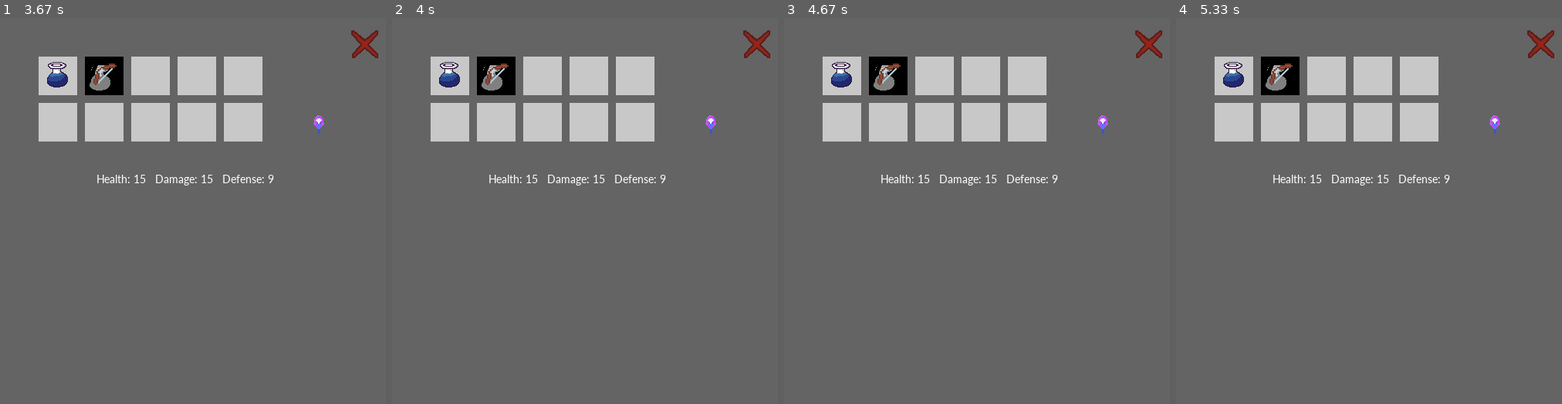
Above: before the commit, frames 1-4 (left to right).
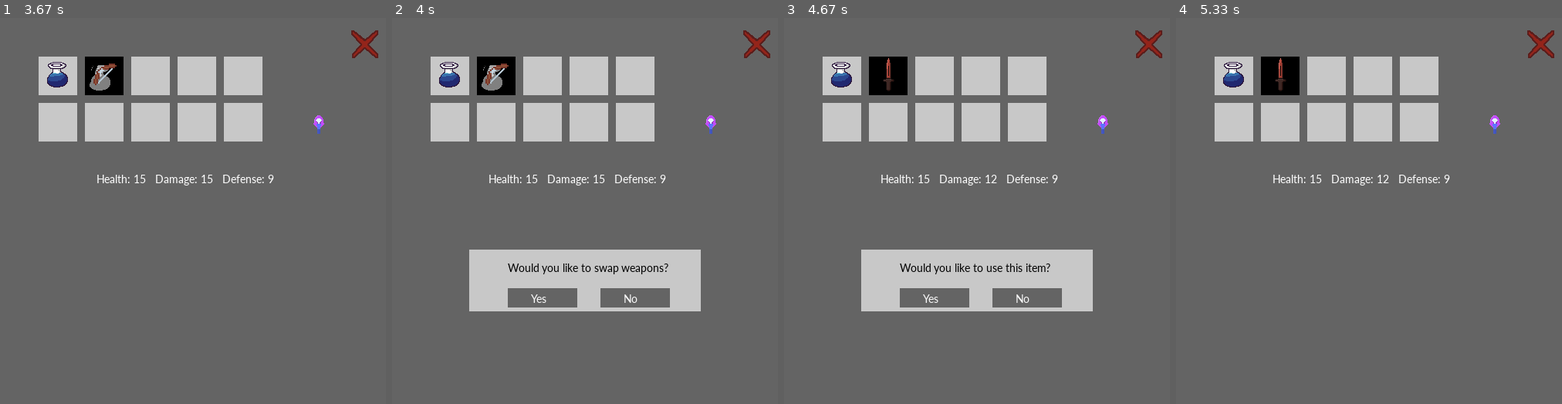
Above: after the commit, the same moments.

Repository: anra8571/csci4448_dungeoncrawler
Game: pygame game, started from main.py
Two runs of this game, one before a commit and one after it. Both use one fixed random seed, a clock stepped at 60 frames per second and the inputs below.
Inputs (mouse positions are in pixels of both pictures, inside the frame that each line leads up to):
- Up to frame 1 (3.67 s): click (38, 187) at 0.38 s; click (366, 45) at 0.72 s; click "Attack" at 2.05 s; click "Inventory" at 3.45 s
- Up to frame 2 (4 s): click (496, 75) at 3.78 s
- Up to frame 3 (4.67 s): click (934, 295) at 4.12 s, where only the run after the commit has a clickable "Yes"; click (841, 75) at 4.45 s
- Up to frame 4 (5.33 s): click (1326, 295) at 4.78 s, where only the run after the commit has a clickable "Yes"; click (1326, 75) at 5.12 s

Frame 1 is identical in both runs. In frame 2, 7.8% of the frame differs, in the area x 20-80%, y 60-76%; in frame 3, 8.1%, in the area x 20-80%, y 10-76%; in frame 4, 0.3%.

Commit message:
inventory functionality for clicking on inventory items

Diff:
--- a/item.py
+++ b/item.py
@@ -34,16 +34,19 @@
     def __init__(self):
         super().__init__()
         self.effect = random.randint(2, 4)
+        self.type = "Healing"
 
 class AttackBuff(Spell):
     def __init__(self):
         super().__init__()
         self.effect = random.randint(1, 5)
+        self.type = "Attack Buff"
 
 class DefenseBuff(Spell):
     def __init__(self):
         super().__init__()
         self.effect = random.randint(2, 3)
+        self.type = "Defense Buff"
 
 class Weapon(Item):
     def __init__(self):
@@ -56,16 +59,19 @@
     def __init__(self):
         super().__init__()
         self.damage = random.randint(1, 2)
+        self.type = "Rusty Sword"
 
 class Axe(Weapon):
     def __init__(self):
         super().__init__()
         self.damage = random.randint(2, 4)
+        self.type = "Axe"
 
 class Bow(Weapon):
     def __init__(self):
         super().__init__()
         self.damage = random.randint(1, 3)
+        self.type = "Bow"
 
 class Pool:
     def __init__(self, size=10):
--- a/main.py
+++ b/main.py
@@ -67,6 +67,8 @@
 class Player():
     def __init__(self):
         self.inventory = []
+        self.equipped_item = item.RustySword() # start off with this, and have as current equipped. Damage based on this
+        self.equipped_sprite = sprites.RustySwordSprite()
         self.sprites_list = []
         for i in range(INVENTORY_HEIGHT):
             self.inventory.append([])
@@ -75,8 +77,11 @@
             for j in range(INVENTORY_WIDTH):
                 self.inventory[i].append(None)
                 self.sprites_list[i].append(None)
+        self.max_health = 15
         self.health = 15
+        self.base_damage = 10
         self.damage = 15
+        self.base_defense = 9
         self.defense = 9
 
     def checkPlayerAlive(self):
@@ -147,6 +152,10 @@
 pygame.mixer.music.load("My-Dark-Passenger.mp3")
 pygame.mixer.music.play()
 curr_music = 'safe'
+
+selected_item = None
+show_prompt = False
+inventory_coords = [0,0]
 
 # pygame.cursors.Cursor()
 
@@ -215,9 +224,6 @@
 
     PrintMap(map, currentRoom, screen)
 
-
-
-
     validMoves = [] # get valid moves so we put arrows in the right spots
 
     if currentRoom.y > -2:
@@ -238,6 +244,28 @@
     if (show_inventory):
         printInventory(screen, player_sprite, player)
 
+    if show_prompt: # the item use prompt and change equipment prompt
+
+        # background rectangle
+        item_text = ""
+        item_type = selected_item.type
+        if item_type == "Axe" or item_type == "Rusty Sword" or item_type == "Bow":
+            item_text = "Would you like to swap weapons?"
+        else:
+            item_text = "Would you like to use this item?"
+        pygame.draw.rect(screen, (200, 200, 200), [100, 300, 300, 80])
+        text = smallfont.render(item_text, True, (0,0,0))
+        screen.blit(text, (150, 315))
+
+        # yes and no buttons
+        pygame.draw.rect(screen, (100,100,100), [150, 350, 90, 25])
+        text = smallfont.render("Yes", True, (250, 250, 250))
+        screen.blit(text, (180, 355))
+        pygame.draw.rect(screen, (100,100,100), [270, 350, 90, 25])
+        text = smallfont.render("No", True, (250, 250, 250))
+        screen.blit(text, (300, 355))
+
+
     # Gets the mouse position
     mouse = pygame.mouse.get_pos()
 
@@ -248,7 +276,7 @@
             run = False
         if event.type == MOUSEBUTTONDOWN:
             print(mouse)
-            if (not show_inventory) and (currentRoom.roomType == "safe"):
+            if (not show_inventory) and (currentRoom.roomType == "safe"): # can't change rooms accidentally when inventory is open
                 # clicking on arrow
                 if 235 <= mouse[0] < 270 and 25 <= mouse[1] <= 70 and "North" in validMoves: # northArrow.rect.collidepoint(mouse)
                     sprites.ArrowSprite.Clicked(northArrow)
@@ -277,6 +305,127 @@
                             player.add_inventory(acquired_item)
                         print(f"Inventory: {player.inventory}")
 
+
+            # using items, and changing weapons
+            if show_inventory:
+                # check which slot they clicked on if inventory is open
+                if 50 <= mouse[0] <= 100 and 50 <= mouse[1] <= 100: # first inventory slot clicked
+                    print("first slot clicked")
+                    if player.inventory[0][0] != None:
+                        show_prompt = True
+                        inventory_coords[0] = 0
+                        inventory_coords[1] = 0
+                        print("Type of this is " + str(type(player.inventory[0][0])))
+                        selected_item = player.inventory[0][0]
+                elif 110 <= mouse[0] <= 160 and 50 <= mouse[1] <= 100:
+                    print("second slot clicked")
+                    if player.inventory[0][1] != None:
+                        show_prompt = True
+                        inventory_coords[0] = 0
+                        inventory_coords[1] = 1
+                        print("Type of this is " + str(type(player.inventory[0][1])))
+                        selected_item = player.inventory[0][1]
+                elif 170 <= mouse[0] <= 220 and 50 <= mouse[1] <= 100:
+                    print("third slot clicked")
+                    if player.inventory[0][2] != None:
+                        show_prompt = True
+                        inventory_coords[0] = 0
+                        inventory_coords[1] = 2
+                        print("Type of this is " + str(type(player.inventory[0][2])))
+                        selected_item = player.inventory[0][2]
+                elif 230 <= mouse[0] <= 280 and 50 <= mouse[1] <= 100:
+                    print("fourth slot clicked")
+                    if player.inventory[0][3] != None:
+                        show_prompt = True
+                        inventory_coords[0] = 0
+                        inventory_coords[1] = 3
+                        print("Type of this is " + str(type(player.inventory[0][3])))
+                        selected_item = player.inventory[0][3]
+                elif 290 <= mouse[0] <= 340 and 50 <= mouse[1] <= 100:
+                    print("fifth slot clicked")
+                    if player.inventory[0][4] != None:
+                        show_prompt = True
+                        inventory_coords[0] = 0
+                        inventory_coords[1] = 4
+                        print("Type of this is " + str(type(player.inventory[0][4])))
+                        selected_item = player.inventory[0][4]
+                elif 50 <= mouse[0] <= 100 and 110 <= mouse[1] <= 160:
+                    print("sixth slot clicked")
+                    if player.inventory[1][0] != None:
+                        show_prompt = True
+                        inventory_coords[0] = 1
+                        inventory_coords[1] = 0
+                        print("Type of this is " + str(type(player.inventory[1][0])))
+                        selected_item = player.inventory[1][0]
+                elif 110 <= mouse[0] <= 160 and 110 <= mouse[1] <= 160:
+                    print("seventh slot clicked")
+                    if player.inventory[1][1] != None:
+                        show_prompt = True
+                        inventory_coords[0] = 1
+                        inventory_coords[1] = 1
+                        print("Type of this is " + str(type(player.inventory[1][1])))
+                        selected_item = player.inventory[1][1]
+                elif 170 <= mouse[0] <= 220 and 110 <= mouse[1] <= 160:
+                    print("eighth slot clicked")
+                    if player.inventory[1][2] != None:
+                        show_prompt = True
+                        inventory_coords[0] = 1
+                        inventory_coords[1] = 2
+                        print("Type of this is " + str(type(player.inventory[1][2])))
+                        selected_item = player.inventory[1][2]
+                elif 230 <= mouse[0] <= 280 and 110 <= mouse[1] <= 160:
+                    print("ninth slot clicked")
+                    if player.inventory[1][3] != None:
+                        show_prompt = True
+                        inventory_coords[0] = 1
+                        inventory_coords[1] = 3
+                        print("Type of this is " + str(type(player.inventory[1][3])))
+                        selected_item = player.inventory[1][3]
+                elif 290 <= mouse[0] <= 340 and 110 <= mouse[1] <= 160:
+                    print("tenth slot clicked")
+                    if player.inventory[1][4] != None:
+                        show_prompt = True
+                        inventory_coords[0] = 1
+                        inventory_coords[1] = 4
+                        print("Type of this is " + str(type(player.inventory[1][4])))
+                        selected_item = player.inventory[1][4]
+
+                # if not empty, then display based on what type of item it is. If weapon, then ask to switch. If not, then ask if they want to use that spell.
+                # Box displayed of "Yes" and "No" buttons at bottom of it
+                if show_prompt:
+                    if 150 <= mouse[0] <= 240 and 350 <= mouse[1] <= 375: # clicked "yes" for use item
+                        print("yes clicked")
+                        show_prompt = False
+                        item_type = selected_item.type
+                        if item_type == "Axe" or item_type == "Rusty Sword" or item_type == "Bow":
+                            print("swap weapon")
+                            player.inventory[inventory_coords[0]][inventory_coords[1]] = player.equipped_item # place equipped weapon into inventory, then put inventory weapon selected to equipped
+                            player.equipped_item = selected_item
+                            player.damage = player.equipped_item.damage + player.base_damage # add the base damage of the player to the weapon's damage for total
+                            player.sprites_list[inventory_coords[0]][inventory_coords[1]] = player.equipped_sprite
+                            if item_type == "Axe":
+                                player.equipped_sprite = sprites.AxeSprite()
+                            elif item_type == "Rusty Sword":
+                                player.equipped_sprite = sprites.RustySwordSprite()
+                            else:
+                                player.equipped_sprite = sprites.BowSprite()
+                        else:
+                            print("spell selected")
+                            if item_type == "Healing":
+                                player.health += selected_item.effect
+                                if player.health > player.max_health:
+                                    player.health = player.max_health # can't heal above max
+                                print("healing")
+                            elif item_type == "Attack Buff":
+                                print("attack buff")
+                            else: # defense buff
+                                print("defense buff")
+
+                    elif 270 <= mouse[0] <= 360 and 350 <= mouse[1] <= 375:
+                        print("no clicked")
+                        show_prompt = False
+                        selected_item = None
+
             if currentRoom.roomType == "safe":
                 # Clicked inventory button
                 if 210 <= mouse[0] <= 290 and 450 <= mouse[1] <= 475:
@@ -286,6 +435,7 @@
                 # Clicked inventory exit
                 if 456 <= mouse[0] <= 490 and 16 <= mouse[1] <= 53:
                     show_inventory = False
+                    show_prompt = False
             else:
                 # Clicked inventory button
                 if 375 <= mouse[0] <= 465 and 450 <= mouse[1] <= 475:
@@ -295,6 +445,7 @@
                 # Clicked inventory exit
                 if 456 <= mouse[0] <= 490 and 16 <= mouse[1] <= 53:
                     show_inventory = False
+                    show_prompt = False # exit out of item use prompt as well if exit inventory
 
                 # Clicked Attack button
                 if 200 <= mouse[0] <= 290 and 450 <= mouse[1] <= 475:
